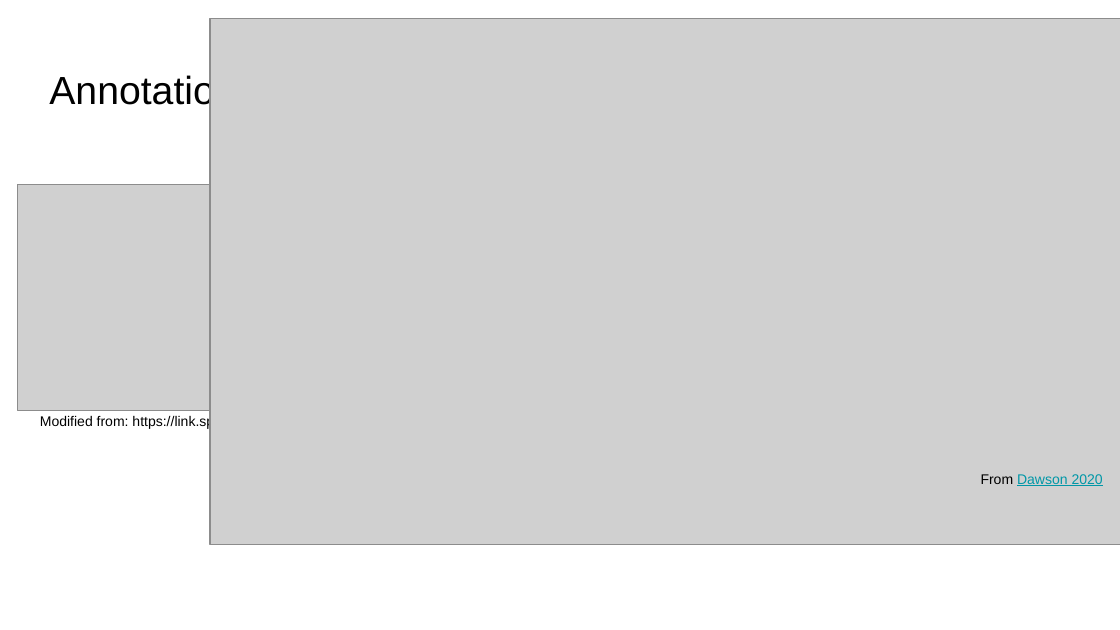
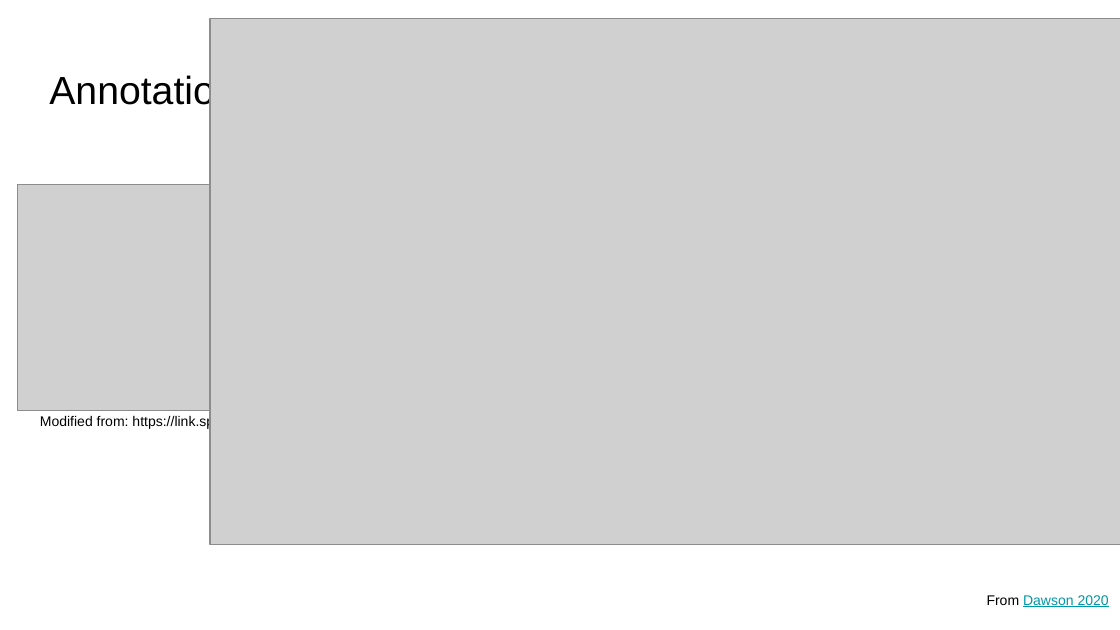
Before and after one commit to WCSCourses/cancer_genome_analysis_africa, a slide deck: slide 37 of modules/Mutation calling/Cancer Genomics Course - Somatic Variant Calling.pptx (slide 32 before the commit). Drawn at 1120x630 pixels with LibreOffice and Linux fonts; fonts in the diff are those of the drawing; grey boxes stand for pictures. Boxes give left, top, right and bottom in pixels: in the first picture for what was removed or moved away, otherwise in the second. Text is boxed around its words. In the diff, an @@ line names an element or a change of style, - is before the commit and + after.

Commit message:
[Mutation calling] Update lecture slides.

```diff
--- a/modules/Mutation calling/Cancer Genomics Course - Somatic Variant Calling.pptx
+++ b/modules/Mutation calling/Cancer Genomics Course - Somatic Variant Calling.pptx
@@ text "From Dawson 2020": place and size @@
-text "From Dawson 2020" at box(981, 474, 1103, 486)
+text "From Dawson 2020" at box(987, 595, 1109, 607)
```
Also in this commit, not shown: 7 other slides changed, 6 slides added, 1 other file.
